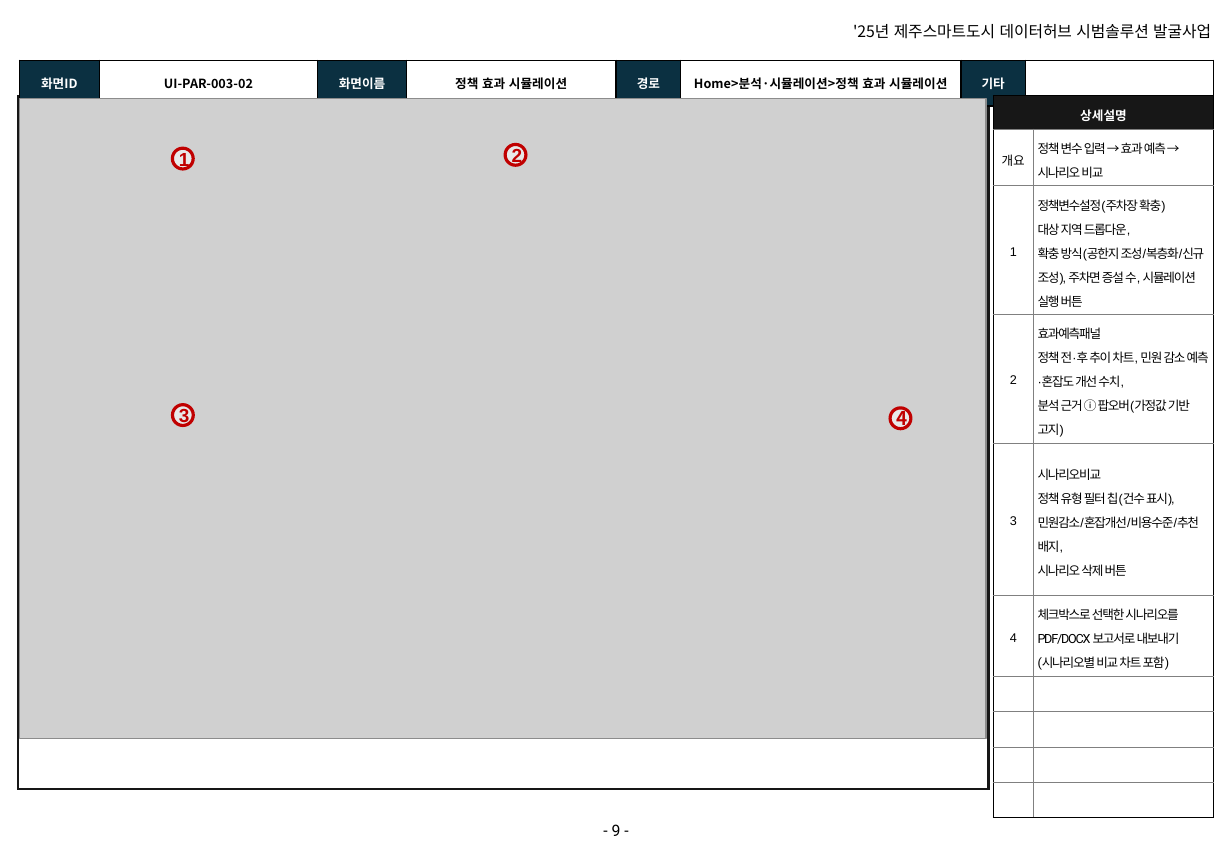
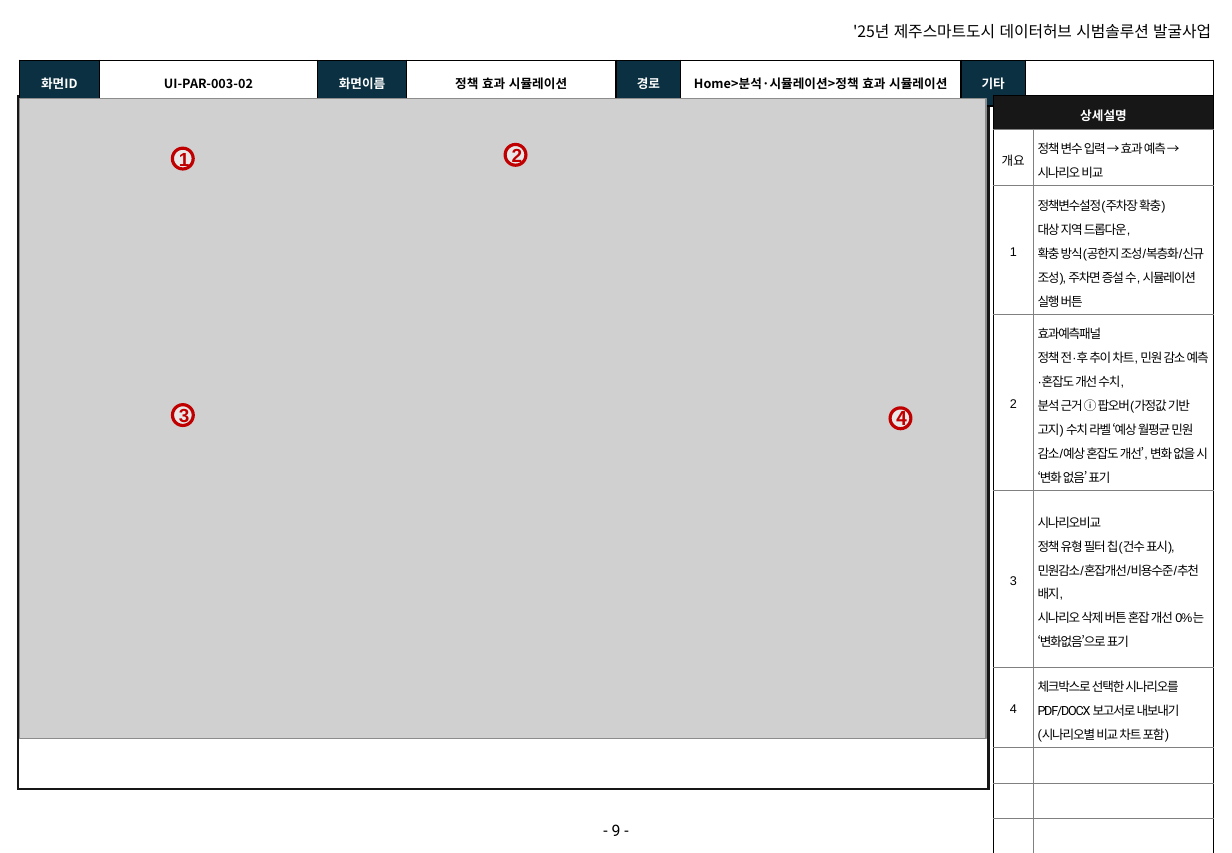
Before and after one commit to innopamSolution/jeju-datahub, a slide deck: slide 9 of Audit/JJ_PD_IP_D04_화면설계서_v1.6_이노팸.pptx. Drawn at 1232x853 pixels with LibreOffice and Linux fonts; fonts in the diff are those of the drawing; grey boxes stand for pictures; background and template pictures are left out. Boxes give left, top, right and bottom in pixels: in the first picture for what was removed or moved away, otherwise in the second. Text is boxed around its words. In the diff, an @@ line names an element or a change of style, - is before the commit and + after.

```diff
--- a/Audit/JJ_PD_IP_D04_화면설계서_v1.6_이노팸.pptx
+++ b/Audit/JJ_PD_IP_D04_화면설계서_v1.6_이노팸.pptx
@@ table at <box>994,96,1215,746</box> @@
-row 4, column 2: 효과예측패널 / 정책 전·후 추이 차트, 민원 감소 예측·혼잡도 개선 수치, / 분석 근거 ⓘ 팝오버(가정값 기반 고지)
+row 4, column 2: 효과예측패널 / 정책 전·후 추이 차트, 민원 감소 예측·혼잡도 개선 수치, / 분석 근거 ⓘ 팝오버(가정값 기반 고지) 수치 라벨 ‘예상 월평균 민원 감소/예상 혼잡도 개선’, 변화 없을 시 ‘변화 없음’ 표기
-row 5, column 2: 시나리오비교 / 정책 유형 필터 칩(건수 표시), / 민원감소/혼잡개선/비용수준/추천 배지, / 시나리오 삭제 버튼
+row 5, column 2: 시나리오비교 / 정책 유형 필터 칩(건수 표시), / 민원감소/혼잡개선/비용수준/추천 배지, / 시나리오 삭제 버튼 혼잡 개선 0%는 ‘변화없음’으로 표기
```
Also in this commit, not shown: 3 other slides changed.
